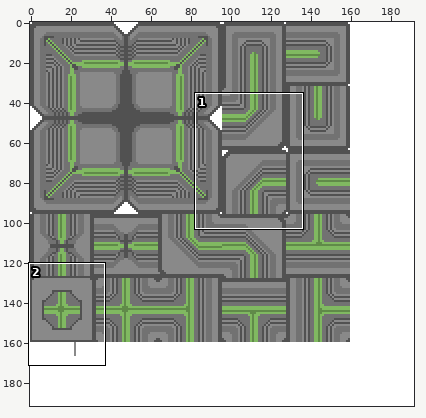
Sprite sheet -- client/assets/tileset.png. Above, an overview of the earlier version with the close-up marked.
Close-up. Old version:
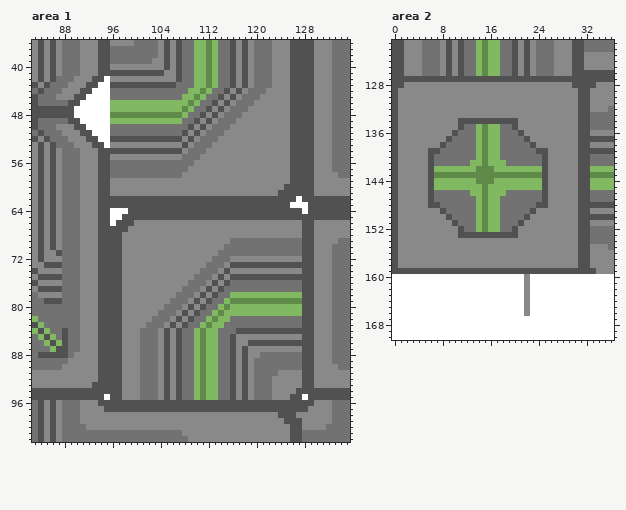
The file is 192x192 pixels. Colours within 5 levels of each other are drawn and written as one. Shown: area 1: x 83..135, y 36..102; area 2: x 0..36, y 121..170. The commit also changed other parts of the picture, which this record leaves out.
New version:
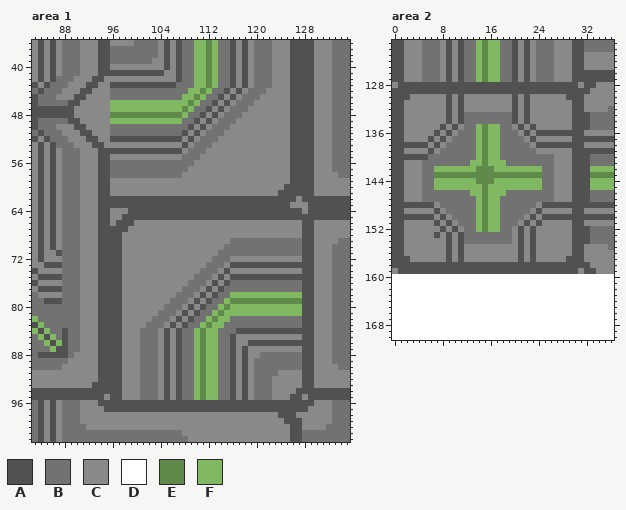
Palette (. is transparent): A #515151  B #727272  C #898989  D #ffffff  E #608a49  F #80b961
What changed:
Changed rows in their new state; - is an unchanged pixel.
Area 1:
first column x 90:
 42 -----C
 43 ----CC
 44 ---CCC
 45 --CCCC
 46 -CCCCC
 47 CCCCCC
 48 CCCCCC
 49 -CCCCC
 50 --CCCC
 51 ---CCC
 52 ----CC
 53 -----C
first column x 96:
 62 -------------------------------C-
 63 ------------------------------CCC
 64 CCC-----------------------------C
 65 CC-------------------------------
 66 C--------------------------------
first column x 95:
 95 C--------------------------------C
Area 2:
first column x 0:
127 --CCCBBBC-C-BBFEFFBB-C-CBBBCCC---
128 C-AAAAAAAAAAAAAAAAAAAAAAAAAAAA-C-
129 -AAAAAAAAAAAAAAAAAAAAAAAAAAAAAA--
130 -AA------A-A--------A-A------AA-C
131 -A-------A-A--------A-A-------A-C
132 -A-------A-A--------A-A-------A-C
133 -A-------A-ABBBBBBBBA-A-------A--
134 -A-------A--BBBBBBBB--A-------A--
135 -A------A-AC--------CA-A------A--
136 -A-----A-AC----------CA-AAAAAAA-C
137 -A----A-AC------------CA------A--
138 -AAAAA-AC--------------CAAAAAAA-C
139 -A-----C----------------CC----A--
140 -AAAAAB------------------BB---A--
141 -A---BB------------------BB---A--
142 -A---BB------------------BB---A--
143 -A---BB------------------BB---A--
144 -A---BB------------------BB---A--
145 -A---BB------------------BB---A--
146 -A---BB------------------BB---A--
147 -A---BB------------------BB---A--
148 -AAAAA-C----------------C-AAAAA--
149 -A-----AC--------------CA-----A-C
150 -AAAAAA-AC------------CA-AAAAAA--
151 -A-----A-AC----------CA-A-----A-C
152 -A------A-AC--------CA-A------A--
153 -A-----A-A--BBBBBBBBCA-A------A--
154 -A-------A-ABBBBBBBB-A-A------A--
155 -A-------A-A---------A-A------A-C
156 -A-------A-A---------A-A------A-C
157 -AA------A-A---------A-A-----AA-C
158 -AAAAAAAAAAAAAAAAAAAAAAAAAAAAAA--
159 C------------------------------C-
160 ----------------------D----------
161 ----------------------D----------
162 ----------------------D----------
163 ----------------------D----------
164 ----------------------D----------
165 ----------------------D----------
166 ----------------------D----------
Changed places in both close-ups, as pixel boxes (x1, y1, x2, y2):
changed: (74, 76, 110, 148)
changed: (290, 196, 308, 214)
changed: (110, 208, 128, 226)
changed: (104, 394, 110, 400)
changed: (302, 394, 308, 400)
changed: (392, 76, 590, 316)
